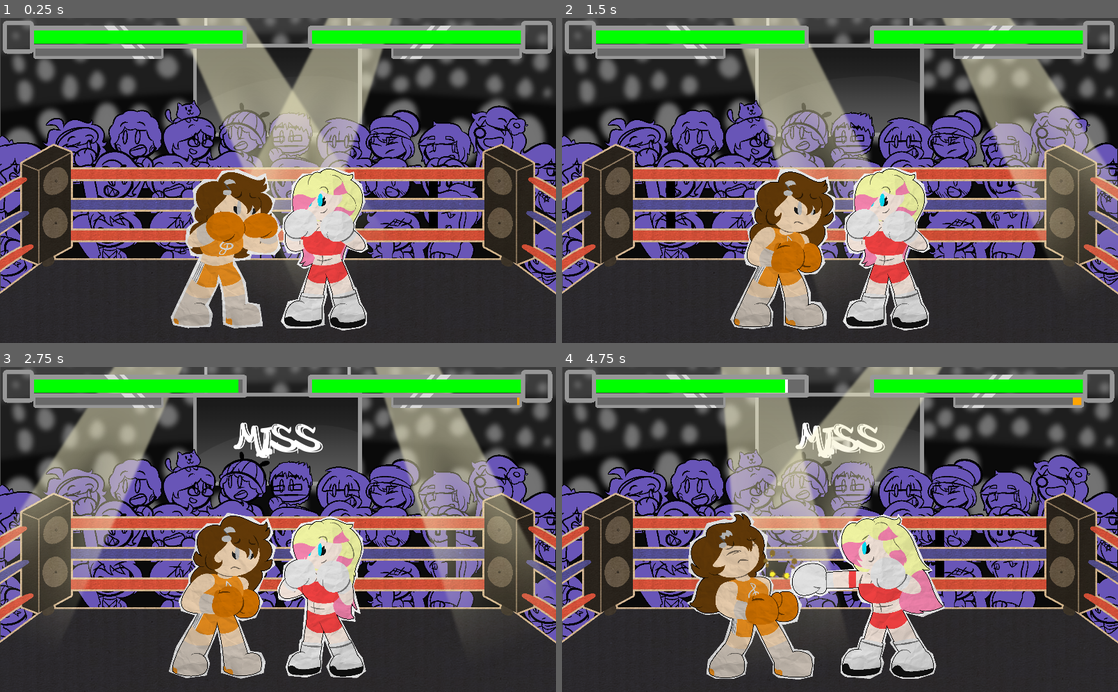
Above: before the commit, frames 1-4 (two rows, left to right).
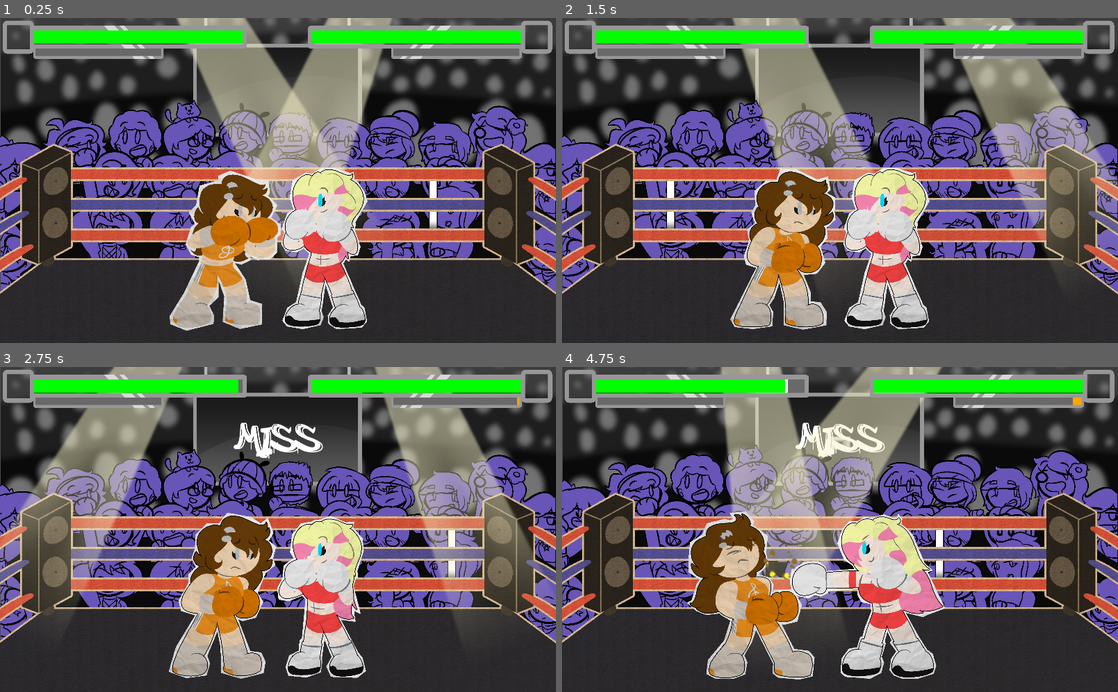
Above: after the commit, the same moments.

Repository: Boyquotes/melody-boxing
Game: Godot game, scene res://room/ring.tscn
Two runs of this game, one before a commit and one after it. Both use one fixed random seed, a clock stepped at 60 frames per second and the inputs below.
Inputs:
- Up to frame 1 (0.25 s): no input
- Up to frame 2 (1.5 s): hold Right (ui_right) 0.53-1.28 s; hold Down (ui_down) from 1.28 s (still down)
- Up to frame 3 (2.75 s): release Down (ui_down) at 2.03 s; hold Right (ui_right) from 2.03 s (still down)
- Up to frame 4 (4.75 s): release Right (ui_right) at 2.78 s; hold Up (ui_up) 2.78-3.53 s; hold Left (ui_left) from 3.53 s (still down)

The runs differ from the first frame. In frame 1, 5.7% of the frame differs, in the area x 0-100%, y 45-97%; in frame 2, 1.7%; in frame 3, 0.1%; in frame 4, 6.2%, in the area x 0-100%, y 23-65%.

Commit message:
Add rope notes and additional effects

Diff:
--- /dev/null
+++ b/room/crowd.gd
@@ -0,0 +1,35 @@
+extends Node2D
+
+
+# Declare member variables here. Examples:
+# var a = 2
+# var b = "text"
+onready var crowd = self.get_children();
+var ori_pos = [];
+var displace = [];
+
+var timer = 0;
+const MAX_TIMER = 50;
+const MIN_TIMER = 30;
+
+# Called when the node enters the scene tree for the first time.
+func _ready():
+	for item in crowd:
+		ori_pos.append(item.position);
+		displace.append(0);
+
+
+func _process(delta):
+	timer -= 1;
+	if(timer <= 0):
+		displace[randi() % displace.size()] = 1;
+		timer = rand_range(MIN_TIMER, MAX_TIMER);
+
+	for i in range(crowd.size()):
+		displace[i] = max(0, displace[i]-0.05);
+		crowd[i].position.y = ori_pos[i].y - getOffset(displace[i]) * 20;
+
+
+
+func getOffset(x):
+	return 4*(x - x*x);
--- /dev/null
+++ b/room/note_burst.gd
@@ -0,0 +1,37 @@
+extends Node2D
+
+var timer = 1;
+var speed = 0.1;
+var texture = preload("res://sprite/note.png");
+
+func burst(pos):
+	$note_burst.visible = true;
+	$note_burst.play("default");
+	position = pos;
+	timer = 0;
+
+func _process(delta):
+	update();
+	timer += speed;
+	timer = clamp(timer, 0, 1);
+
+
+func _draw():
+	if timer < 1:
+#		draw_rect(Rect2(Vector2(-texture.get_width()*getX(timer)/2, -texture.get_height()*getY(timer)/2),
+#			Vector2(texture.get_width()*getX(timer), texture.get_height()*getY(timer) )),
+#			Color(1-timer,1-timer,1-timer,1-timer), true);
+		draw_texture_rect(texture,Rect2(Vector2(-texture.get_width()*getX(timer)/2, -texture.get_height()*getY(timer)/2),
+			Vector2(texture.get_width()*getX(timer), texture.get_height()*getY(timer) )),false,
+			Color(1-timer,1-timer,1-timer,1-timer));
+
+func getY(x):
+	return 1-0.1*x+3.1*pow(x,2)-0.6*pow(x,3)-3.4*pow(x,4);
+
+func getX(x):
+	return 1+8*pow(x,8);
+
+
+func _on_note_burst_animation_finished():
+	$note_burst.stop();
+	$note_burst.visible = false;
--- a/room/notes.gd
+++ b/room/notes.gd
@@ -2,6 +2,7 @@
 
 var root;
 var texture = preload("res://sprite/note.png");
+var x_ratio = [];
 
 func _ready():
 	root =  get_owner();
@@ -10,9 +11,12 @@
 	update();
 
 func _draw():
-	var x_ratio = [];
+
 	#Draw notes
 	for i in range(10):
 		x_ratio.insert(i, clamp( -(root.song_pos - (root.song_start + root.song_offset + (root.song_beat+i) * (1/root.song_bpf))) / 100.0 , 0.0, 1.0) ) ;
 		if(x_ratio[i] != 1):
 			draw_texture(texture , Vector2(root.END_POS.x + (root.START_POS.x - root.END_POS.x) * x_ratio[i], root.START_POS.y));
+
+func getBurstPos():
+		return Vector2(root.END_POS.x + (root.START_POS.x - root.END_POS.x) * x_ratio[0], root.START_POS.y) + texture.get_size()/2;
--- a/room/ring.gd
+++ b/room/ring.gd
@@ -148,6 +148,7 @@
 			increaseCombo();
 			increaseBeat();
 			$screen.set_text("Great") ;
+			$notes/note_burst.burst($notes.getBurstPos());
 			if(ev.is_action_pressed(attack_btn)):
 				player_attack(true);
 			if(ev.is_action_pressed(defend_btn)):
@@ -158,6 +159,7 @@
 			increaseCombo();
 			increaseBeat();
 			$screen.set_text("Good") ;
+			$notes/note_burst.burst($notes.getBurstPos());
 			if(ev.is_action_pressed(attack_btn)):
 				player_attack();
 			if(ev.is_action_pressed(defend_btn)):
--- a/room/ring.tscn
+++ b/room/ring.tscn
@@ -77,13 +77,36 @@
 [ext_resource path="res://bg/crowd_3.png" type="Texture" id=75]
 [ext_resource path="res://bg/crowd_2.png" type="Texture" id=76]
 [ext_resource path="res://room/notes.gd" type="Script" id=77]
-
-[sub_resource type="DynamicFont" id=1]
+[ext_resource path="res://room/crowd.gd" type="Script" id=78]
+[ext_resource path="res://room/note_burst.gd" type="Script" id=79]
+[ext_resource path="res://sprite/effect/noteburst/12.png" type="Texture" id=80]
+[ext_resource path="res://sprite/effect/noteburst/3.png" type="Texture" id=81]
+[ext_resource path="res://sprite/effect/noteburst/8.png" type="Texture" id=82]
+[ext_resource path="res://sprite/effect/noteburst/2.png" type="Texture" id=83]
+[ext_resource path="res://sprite/effect/noteburst/4.png" type="Texture" id=84]
+[ext_resource path="res://sprite/effect/noteburst/9.png" type="Texture" id=85]
+[ext_resource path="res://sprite/effect/noteburst/1.png" type="Texture" id=86]
+[ext_resource path="res://sprite/effect/noteburst/0.png" type="Texture" id=87]
+[ext_resource path="res://sprite/effect/noteburst/5.png" type="Texture" id=88]
+[ext_resource path="res://sprite/effect/noteburst/6.png" type="Texture" id=89]
+[ext_resource path="res://sprite/effect/noteburst/7.png" type="Texture" id=90]
+[ext_resource path="res://sprite/effect/noteburst/10.png" type="Texture" id=91]
+[ext_resource path="res://sprite/effect/noteburst/11.png" type="Texture" id=92]
+
+[sub_resource type="SpriteFrames" id=1]
+animations = [ {
+"frames": [ ExtResource( 87 ), ExtResource( 86 ), ExtResource( 83 ), ExtResource( 81 ), ExtResource( 84 ), ExtResource( 88 ), ExtResource( 89 ), ExtResource( 90 ), ExtResource( 82 ), ExtResource( 85 ), ExtResource( 91 ), ExtResource( 92 ), ExtResource( 80 ) ],
+"loop": true,
+"name": "default",
+"speed": 60.0
+} ]
+
+[sub_resource type="DynamicFont" id=2]
 size = 140
 use_filter = true
 font_data = ExtResource( 68 )
 
-[sub_resource type="SpriteFrames" id=2]
+[sub_resource type="SpriteFrames" id=3]
 animations = [ {
 "frames": [ ExtResource( 46 ), ExtResource( 41 ), ExtResource( 56 ), ExtResource( 62 ), ExtResource( 42 ), ExtResource( …(445 unchanged characters)…
 "loop": false,
@@ -107,6 +130,17 @@
 z_as_relative = false
 script = ExtResource( 77 )
 
+[node name="note_burst" type="Node2D" parent="notes"]
+z_index = 100
+z_as_relative = false
+script = ExtResource( 79 )
+
+[node name="note_burst" type="AnimatedSprite" parent="notes/note_burst"]
+visible = false
+scale = Vector2( 1.78479, 1.78479 )
+frames = SubResource( 1 )
+playing = true
+
 [node name="background" type="Node2D" parent="."]
 
 [node name="spr_screen" type="Sprite" parent="background"]
@@ -125,6 +159,7 @@
 
 [node name="crowd" type="Node2D" parent="background"]
 z_as_relative = false
+script = ExtResource( 78 )
 
 [node name="spr_crowd1" type="Sprite" parent="background/crowd"]
 position = Vector2( 4.40039, 326.153 )
@@ -200,7 +235,6 @@
 z_as_relative = false
 frames = ExtResource( 1 )
 animation = "idle_up"
-frame = 1
 speed_scale = 0.5
 playing = true
 offset = Vector2( 0.13, 0 )
@@ -212,6 +246,7 @@
 z_as_relative = false
 frames = ExtResource( 67 )
 animation = "idle_up"
+frame = 3
 speed_scale = 0.5
 playing = true
 flip_h = true
@@ -241,6 +276,7 @@
 stream = ExtResource( 70 )
 volume_db = -15.0
 pitch_scale = 1.5
+[connection signal="animation_finished" from="notes/note_burst/note_burst" to="notes/note_burst" method="_on_note_burst_animation_finished"]
 [connection signal="animation_finished" from="spr_left" to="spr_left" method="on_animation_end"]
 [connection signal="animation_finished" from="spr_right" to="spr_right" method="on_animation_end"]
 [connection signal="animation_finished" from="spr_effect" to="spr_effect" method="_on_spr_effect_animation_finished"]
Not shown: 3 places in room/ring.tscn that only renumber resources
Binary file added: sprite/effect/noteburst/0.png
Not shown, added: sprite/effect/noteburst/0.png.import
Binary file added: sprite/effect/noteburst/1.png
Not shown, added: sprite/effect/noteburst/1.png.import
Binary file added: sprite/effect/noteburst/10.png
Not shown, added: sprite/effect/noteburst/10.png.import
Binary file added: sprite/effect/noteburst/11.png
Not shown, added: sprite/effect/noteburst/11.png.import
Binary file added: sprite/effect/noteburst/12.png
Not shown, added: sprite/effect/noteburst/12.png.import
Binary file added: sprite/effect/noteburst/2.png
(and 18 more such lines)
